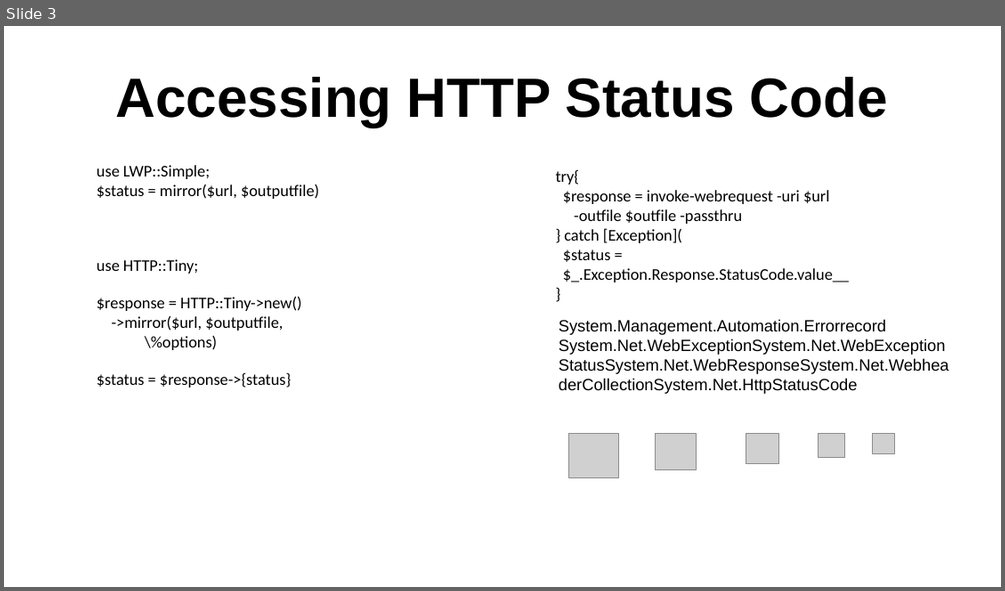
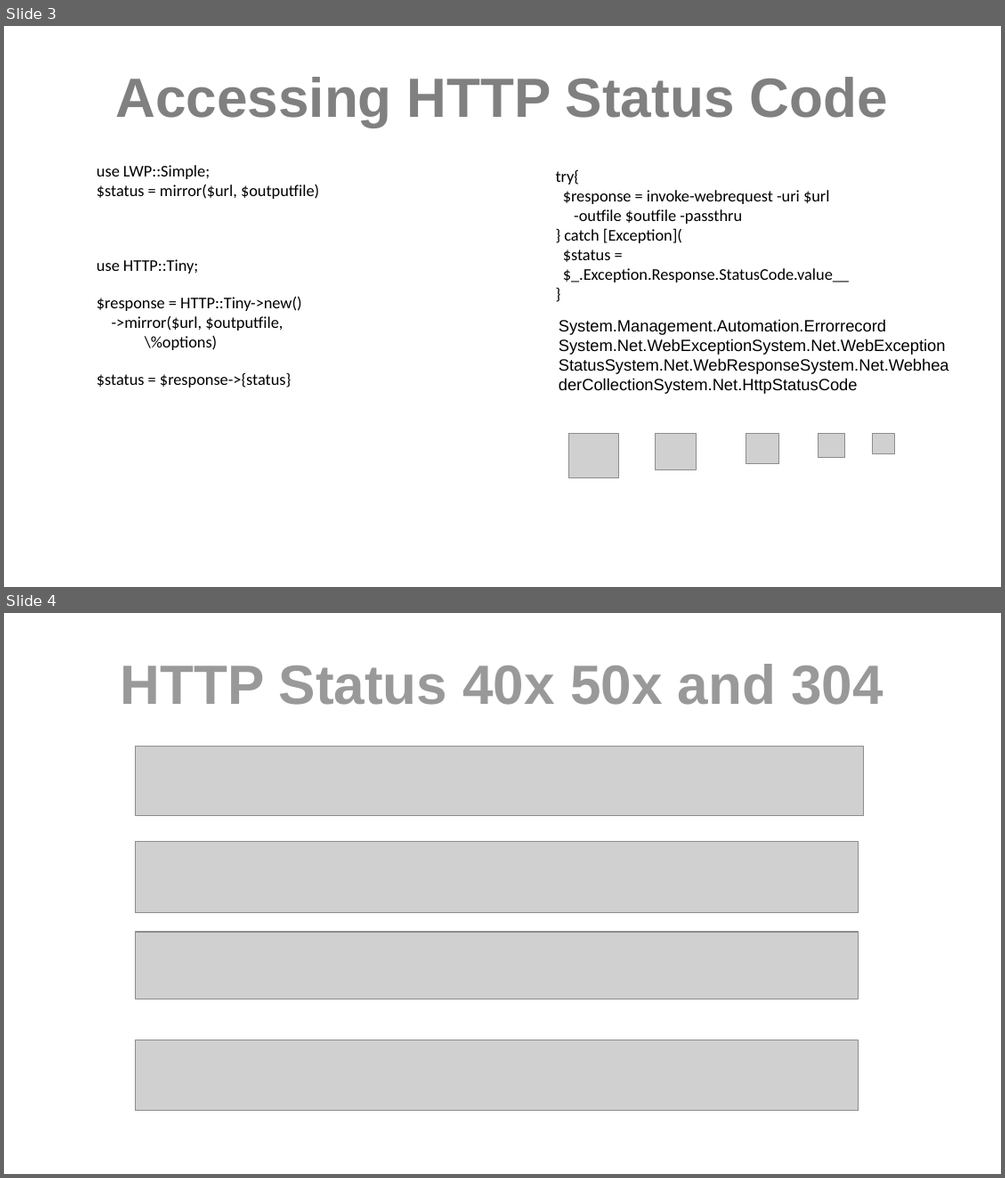
Before and after one commit to sergueik/springboot_study, a slide deck: basic-config/config.odp. Shown one above the other, each under a label of ours: slide 3 before the commit, slides 3 and 4 after it. The pictures are 1005x591 and 1005x1178 pixels, drawn with LibreOffice and Linux fonts; fonts in the diff are those of the drawing; grey boxes stand for pictures. Boxes give left, top, right and bottom in pixels: in the first picture for what was removed or moved away, otherwise in the second. Text is boxed around its words. In the diff, an @@ line names an element or a change of style, - is before the commit and + after.

```diff
--- a/basic-config/config.odp
+++ b/basic-config/config.odp
@@ slide 4 added at (x1=4, y1=613, x2=1001, y2=1174), background #FFFFFF @@
@@ title added at (x1=121, y1=664, x2=883, y2=705), 44 pt, text #999999, bold @@
+HTTP Status 40x 50x and 304
@@ picture added at (x1=135, y1=746, x2=864, y2=816) @@
@@ picture added at (x1=135, y1=841, x2=858, y2=912) @@
@@ picture added at (x1=135, y1=932, x2=858, y2=998) @@
@@ picture added at (x1=135, y1=1040, x2=858, y2=1111) @@
@@ slide 3 changed as well @@
@@ title "Accessing HTTP Status Code" at (x1=115, y1=77, x2=888, y2=127): text colour #000000 to #808080 @@
```
Also in this commit, not shown: 3 other slides changed, 6 other files.
